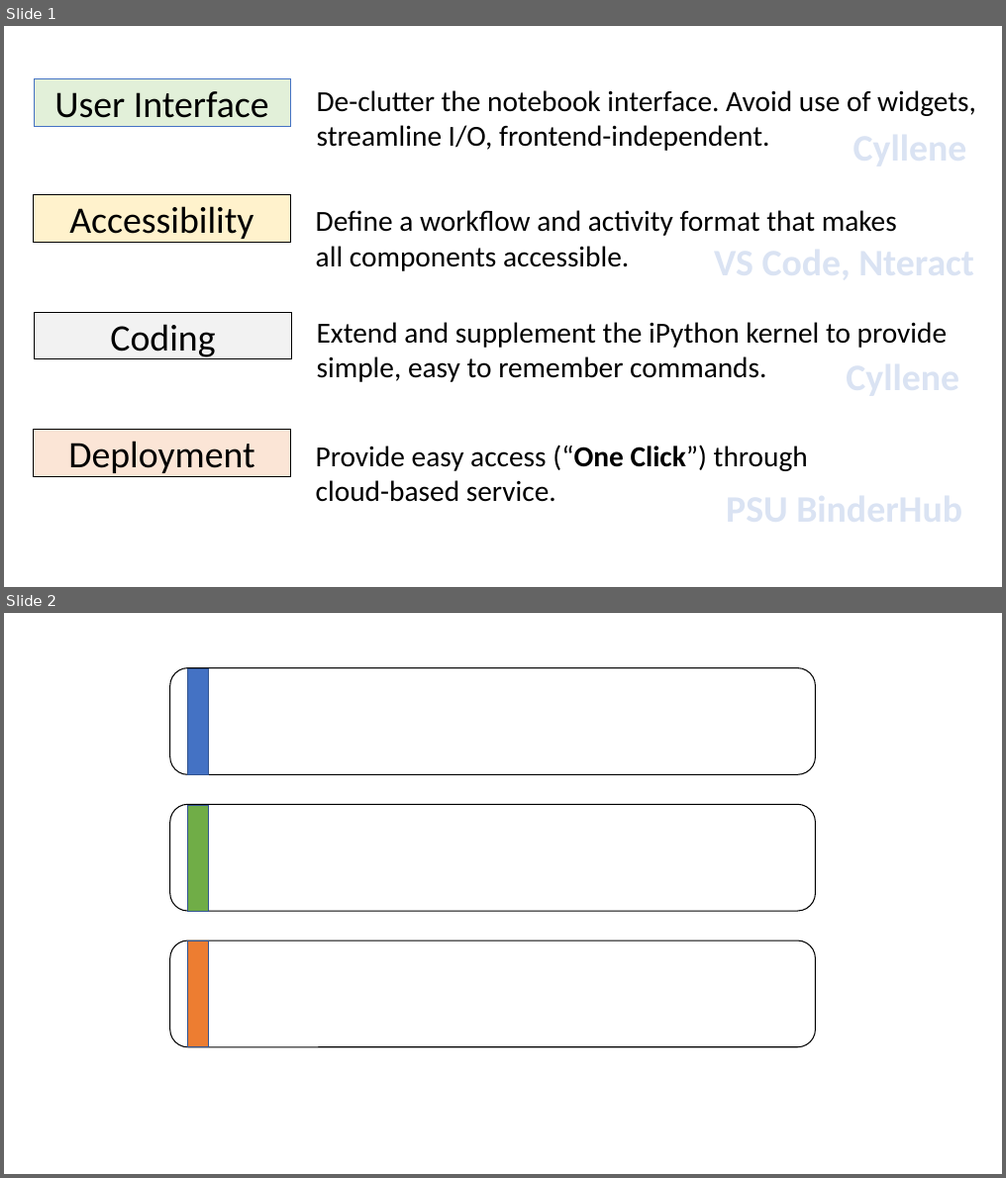
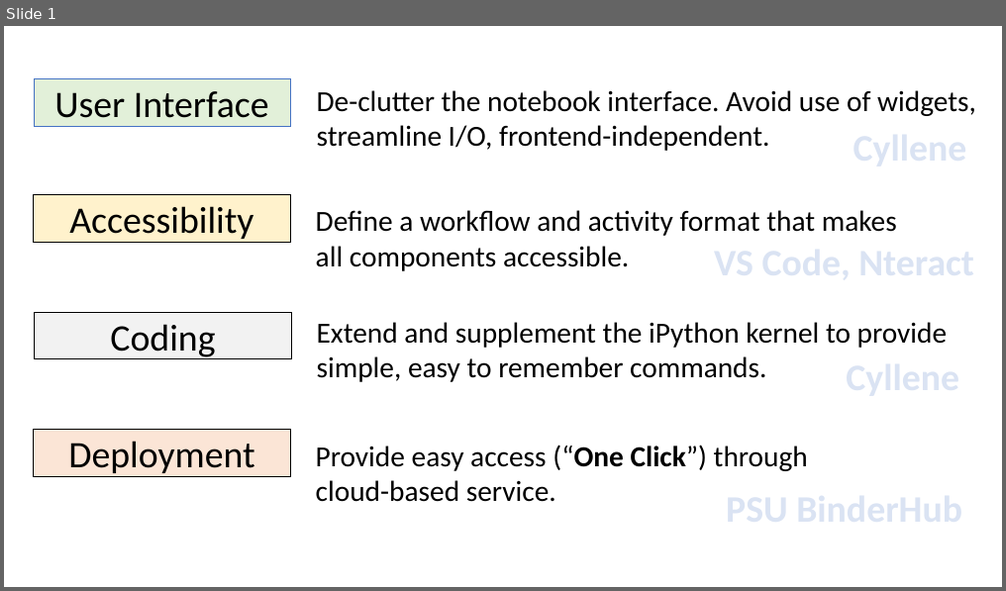
Before and after one commit to 28left/psumathnotebooks, a slide deck: TLT Symposium Jupyter Phase 1.pptx. Shown one above the other, each under a label of ours: slides 1 and 2 before the commit, slide 1 after it. The pictures are 1006x1178 and 1006x591 pixels, drawn with LibreOffice and Linux fonts; fonts in the diff are those of the drawing. Boxes give left, top, right and bottom in pixels: in the first picture for what was removed or moved away, otherwise in the second. Text is boxed around its words. In the diff, an @@ line names an element or a change of style, - is before the commit and + after.

```diff
--- a/TLT Symposium Jupyter Phase 1.pptx
+++ b/TLT Symposium Jupyter Phase 1.pptx
@@ slide 2 removed at bbox=[4, 613, 1002, 1174], background #FFFFFF @@
@@ rounded rectangle removed at bbox=[170, 668, 816, 775] @@
@@ rectangle removed at bbox=[187, 669, 209, 774] @@
@@ rounded rectangle removed at bbox=[170, 805, 816, 912] @@
@@ rectangle removed at bbox=[187, 805, 209, 911] @@
@@ rounded rectangle removed at bbox=[170, 941, 816, 1048] @@
@@ rectangle removed at bbox=[187, 942, 209, 1048] @@
```
Also in this commit, not shown: 3 other files.
